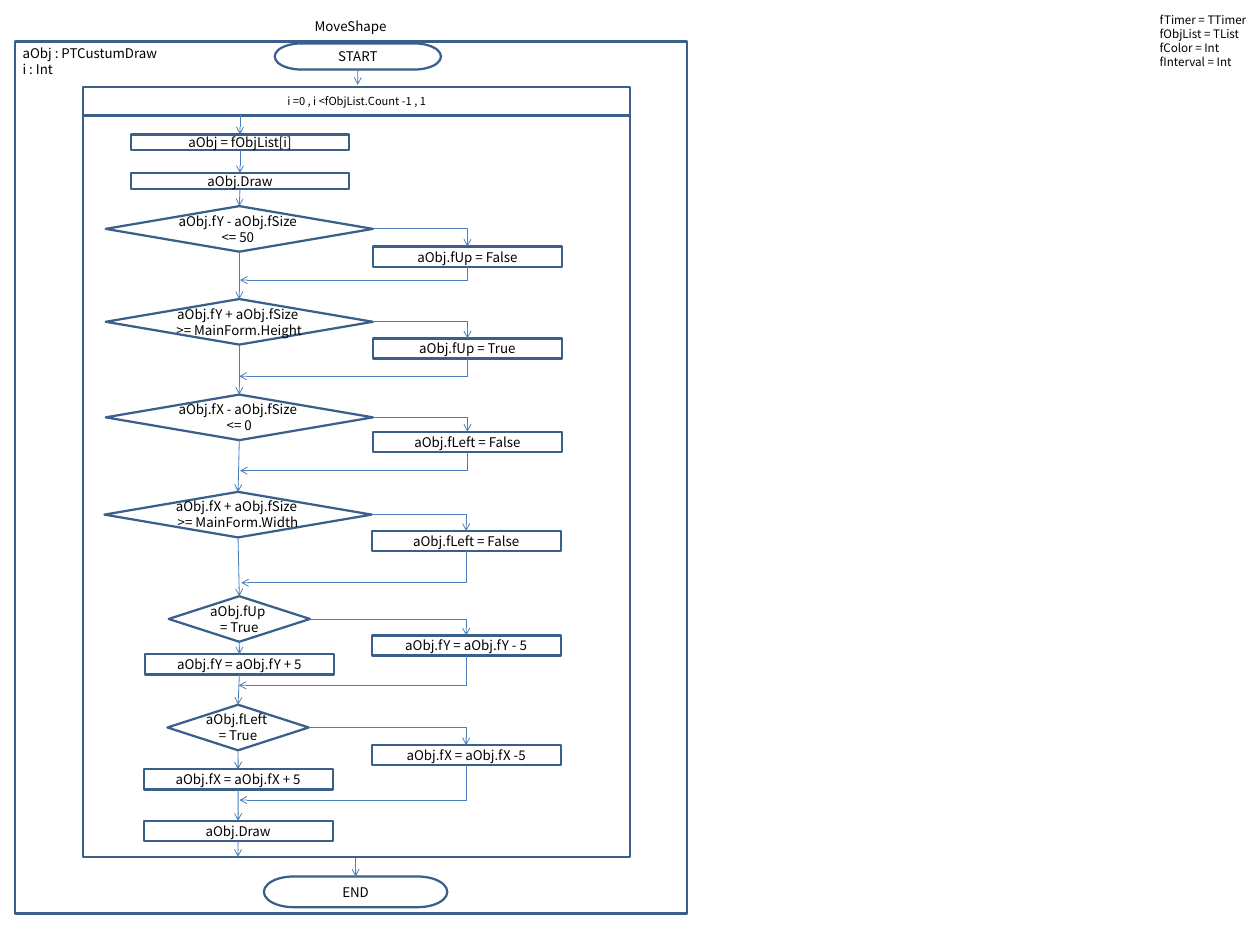
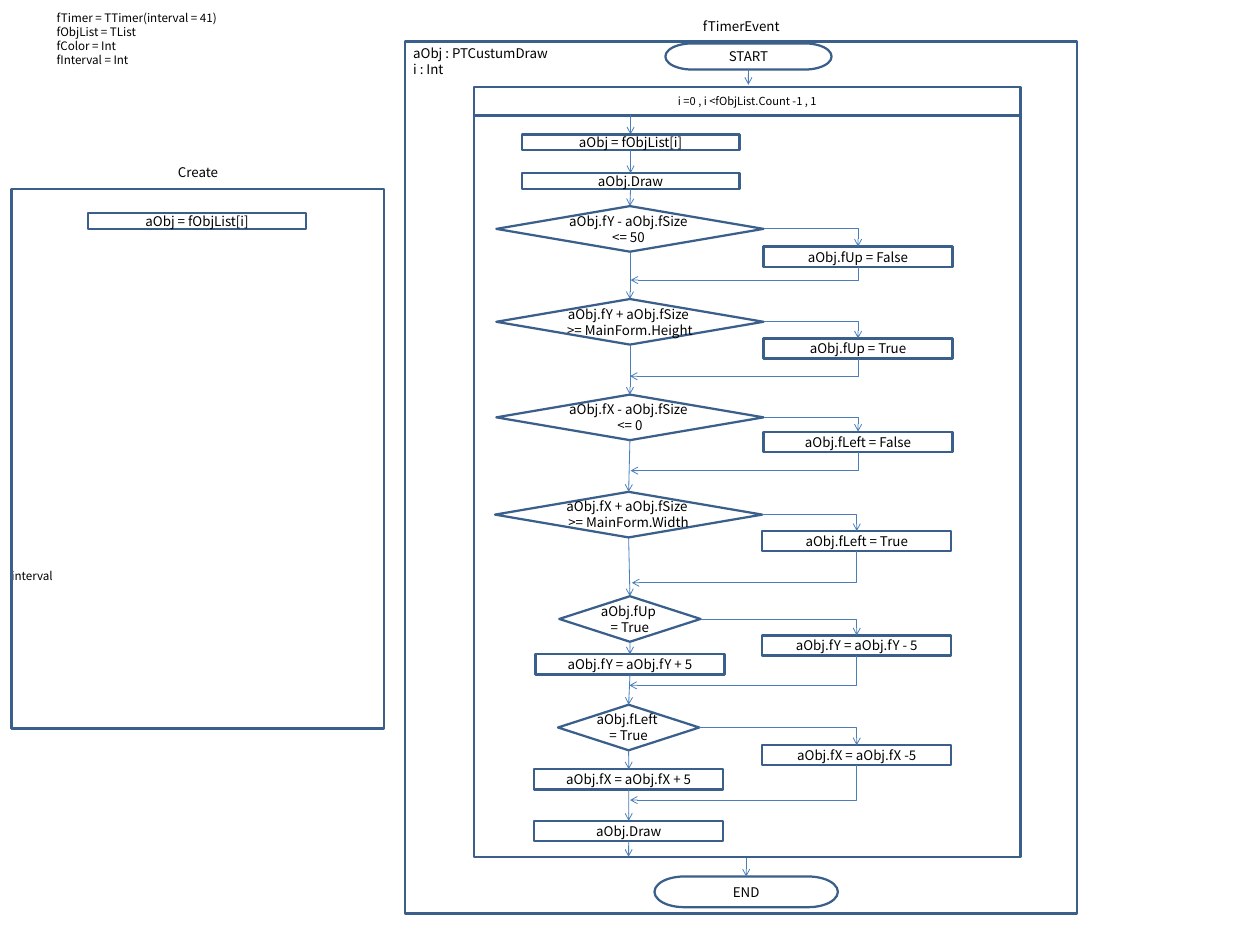
Before and after one commit to hyejoonjung/StudyDelphi, a slide deck: slide 1 of 0206DrawAndMoving_Design/DrawAndMoving_Design.pptx (slide 3 before the commit). Drawn at 1260x945 pixels with LibreOffice and Linux fonts; fonts in the diff are those of the drawing. Boxes give left, top, right and bottom in pixels: in the first picture for what was removed or moved away, otherwise in the second. Text is boxed around its words. In the diff, an @@ line names an element or a change of style, - is before the commit and + after.

Commit message:
event

```diff
--- a/0206DrawAndMoving_Design/DrawAndMoving_Design.pptx
+++ b/0206DrawAndMoving_Design/DrawAndMoving_Design.pptx
@@ text at (57, 12, 217, 24): text changed @@
-fTimer = TTimer
+fTimer = TTimer(interval = 41)
@@ text "fTimer = TTimer(interval = 41)": place and size @@
-text "fTimer = TTimer(interval = 41)" at (1160, 14, 1247, 66)
+text "fTimer = TTimer(interval = 41)" at (57, 12, 217, 64)
@@ text removed at (315, 20, 387, 34) @@
-MoveShape
@@ text added at (703, 20, 780, 31), 12 pt, text #000000 @@
+fTimerEvent
@@ rectangle added at (522, 134, 739, 150), outline #3A5F8C 2 pt, 12 pt, text #000000 @@
+aObj = fObjList[i]
@@ text added at (178, 167, 218, 177), 12 pt, text #000000 @@
+Create
@@ rectangle added at (11, 189, 384, 728), outline #3A5F8C 2 pt @@
@@ rectangle "aObj = fObjList[i]": place and size @@
-rectangle "aObj = fObjList[i]" at (131, 134, 349, 150)
+rectangle "aObj = fObjList[i]" at (88, 213, 306, 229)
@@ text in rectangle at (806, 535, 908, 550): text changed @@
-aObj.fLeft = False
+aObj.fLeft = True
@@ text added at (11, 568, 52, 584), 10.5 pt, text #000000 @@
+interval
@@ rectangle "aObj.fY = aObj.fY + 5": place and size @@
-rectangle "aObj.fY = aObj.fY + 5" at (372, 635, 561, 655)
+rectangle "aObj.fY = aObj.fY + 5" at (535, 654, 724, 674)
@@ text in rectangle at (568, 658, 692, 673): text changed @@
-aObj.fY = aObj.fY - 5
+aObj.fY = aObj.fY + 5
@@ 14 arrows, 12 elbow arrows, 9 rectangles, 6 diamonds, 2 pill shapes, 1 text: place and size @@
-14 arrows, 12 elbow arrows, 9 rectangles, 6 diamonds, 2 pill shapes, 1 text at (14, 42, 686, 914)
+14 arrows, 12 elbow arrows, 9 rectangles, 6 diamonds, 2 pill shapes, 1 text at (406, 42, 1078, 914)
@@ rectangle "aObj.fY = aObj.fY - 5": place and size @@
-rectangle "aObj.fY = aObj.fY - 5" at (145, 654, 334, 674)
+rectangle "aObj.fY = aObj.fY - 5" at (762, 635, 951, 655)
@@ text in rectangle at (796, 636, 917, 654): text changed @@
-aObj.fY = aObj.fY + 5
+aObj.fY = aObj.fY - 5
@@ rectangle "aObj.fX = aObj.fX -5": place and size @@
-rectangle "aObj.fX = aObj.fX -5" at (144, 770, 333, 790)
+rectangle "aObj.fX = aObj.fX -5" at (762, 746, 951, 766)
@@ text in rectangle at (797, 749, 916, 764): text changed @@
-aObj.fX = aObj.fX + 5
+aObj.fX = aObj.fX -5
@@ rectangle "aObj.fX = aObj.fX + 5": place and size @@
-rectangle "aObj.fX = aObj.fX + 5" at (372, 746, 561, 766)
+rectangle "aObj.fX = aObj.fX + 5" at (534, 770, 723, 790)
@@ text in rectangle at (566, 773, 691, 788): text changed @@
-aObj.fX = aObj.fX -5
+aObj.fX = aObj.fX + 5
```
Also in this commit, not shown: 2 other slides changed, 1 slide added, 57 other files.
